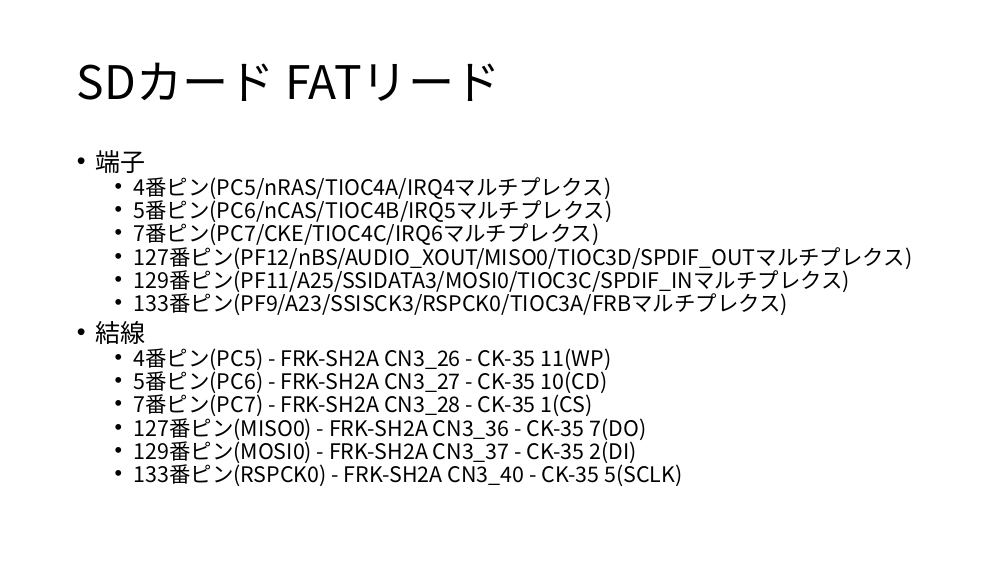
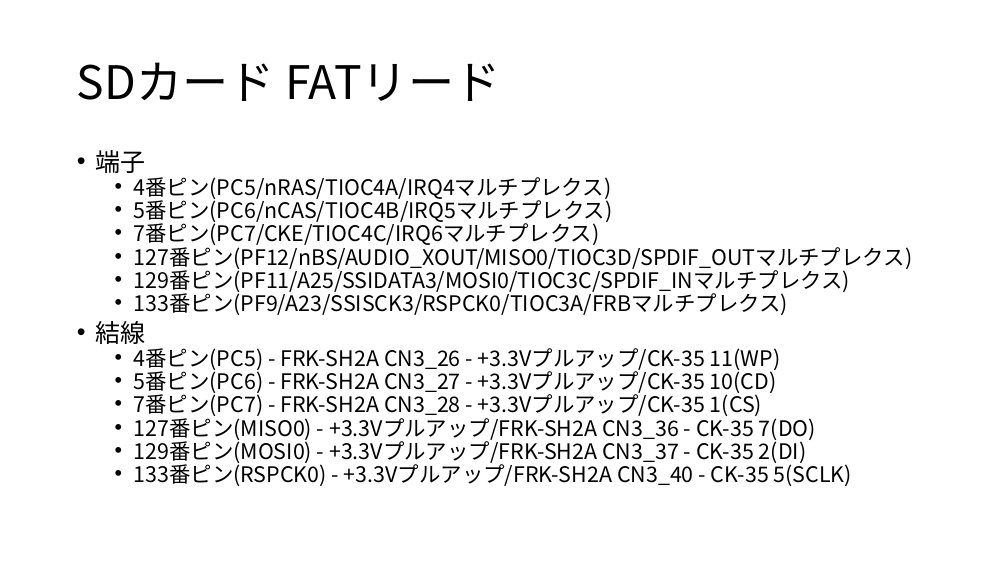
Before and after one commit to moku828/sh7262_an, a slide deck: slide 36 of SH7262アプリケーションノート.pptx. Drawn at 1008x567 pixels with LibreOffice and Linux fonts; fonts in the diff are those of the drawing. Boxes give left, top, right and bottom in pixels: in the first picture for what was removed or moved away, otherwise in the second. Text is boxed around its words. In the diff, an @@ line names an element or a change of style, - is before the commit and + after.

```diff
--- a/SH7262アプリケーションノート.pptx
+++ b/SH7262アプリケーションノート.pptx
@@ text at <box>134,348,852,486</box>: text changed @@
-  • 4番ピン(PC5) - FRK-SH2A CN3_26 - CK-35 11(WP)
-  • 5番ピン(PC6) - FRK-SH2A CN3_27 - CK-35 10(CD)
-  • 7番ピン(PC7) - FRK-SH2A CN3_28 - CK-35 1(CS)
-  • 127番ピン(MISO0) - FRK-SH2A CN3_36 - CK-35 7(DO)
-  • 129番ピン(MOSI0) - FRK-SH2A CN3_37 - CK-35 2(DI)
-  • 133番ピン(RSPCK0) - FRK-SH2A CN3_40 - CK-35 5(SCLK)
+  • 4番ピン(PC5) - FRK-SH2A CN3_26 - +3.3Vプルアップ/CK-35 11(WP)
+  • 5番ピン(PC6) - FRK-SH2A CN3_27 - +3.3Vプルアップ/CK-35 10(CD)
+  • 7番ピン(PC7) - FRK-SH2A CN3_28 - +3.3Vプルアップ/CK-35 1(CS)
+  • 127番ピン(MISO0) - +3.3Vプルアップ/FRK-SH2A CN3_36 - CK-35 7(DO)
+  • 129番ピン(MOSI0) - +3.3Vプルアップ/FRK-SH2A CN3_37 - CK-35 2(DI)
+  • 133番ピン(RSPCK0) - +3.3Vプルアップ/FRK-SH2A CN3_40 - CK-35 5(SCLK)
```
Also in this commit, not shown: 2 other slides changed, 7 slides added, 4 other files.
